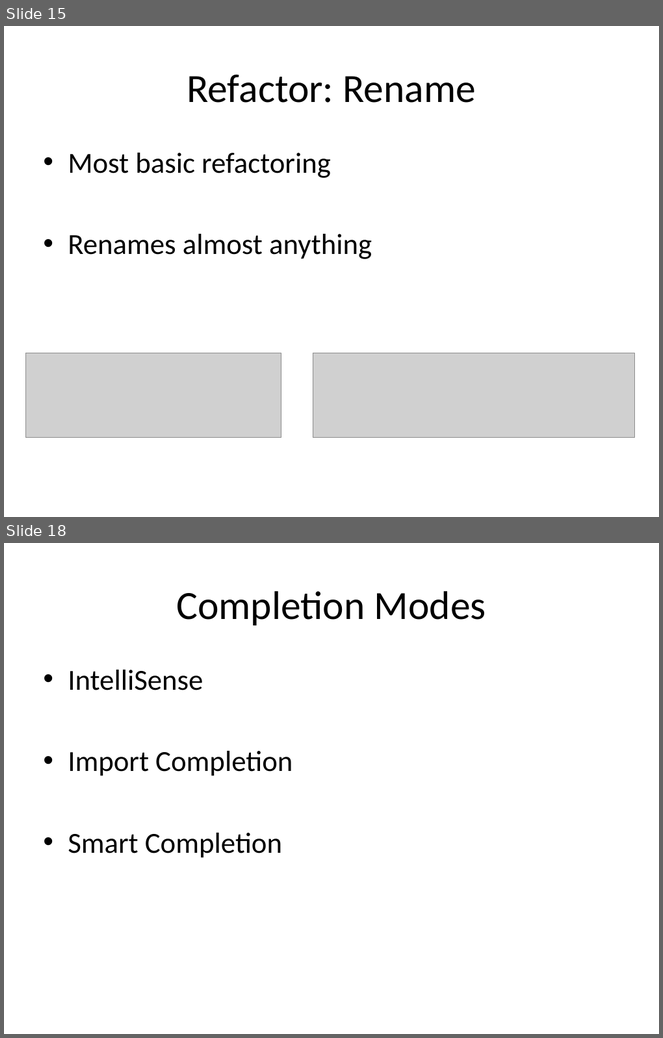
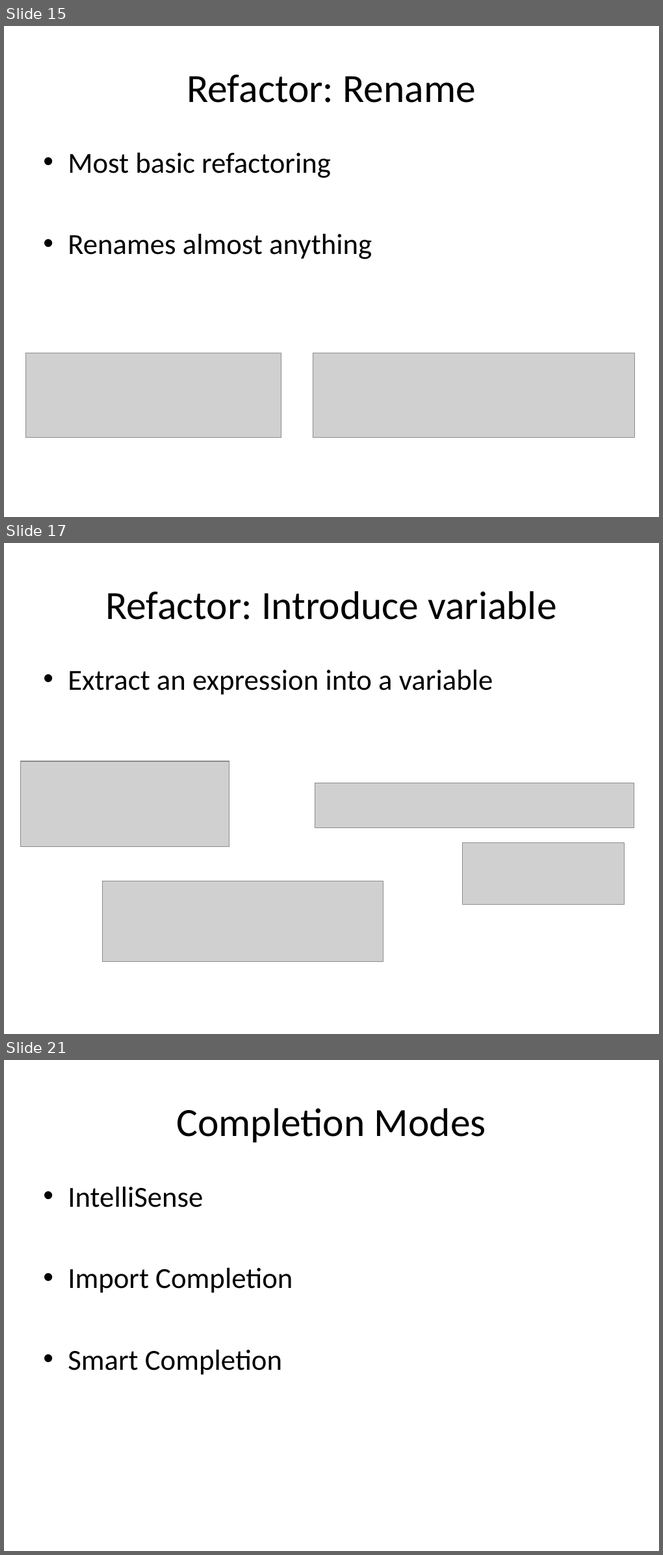
Before and after one commit to rasmuskl/ReSharperCourse, a slide deck: Presentations/2 - Exercises - ReSharper Course.pptx. Shown one above the other, each under a label of ours: slides 15 and 18 before the commit, slides 15, 17 and 21 after it; the slides between them are not shown. The pictures are 663x1038 and 663x1555 pixels, drawn with LibreOffice and Linux fonts; fonts in the diff are those of the drawing; grey boxes stand for pictures. Boxes give left, top, right and bottom in pixels: in the first picture for what was removed or moved away, otherwise in the second. Text is boxed around its words. In the diff, an @@ line names an element or a change of style, - is before the commit and + after.

Commit message:
Finished inline / introduce and split introduce from import completion.

```diff
--- a/Presentations/2 - Exercises - ReSharper Course.pptx
+++ b/Presentations/2 - Exercises - ReSharper Course.pptx
@@ slide 17 added at (4, 543, 659, 1034), background #FFFFFF @@
@@ title added at (105, 591, 557, 620), 44 pt, text #000000 @@
+Refactor: Introduce variable
@@ text added at (68, 670, 493, 695), 32 pt, text #000000 @@
+• Extract an expression into a variable
@@ picture added at (20, 761, 230, 847) @@
@@ picture added at (315, 783, 634, 828) @@
@@ picture added at (463, 843, 625, 904) @@
@@ picture added at (102, 882, 384, 962) @@
@@ what was slide 18 is now slide 21 @@
```
Also in this commit, not shown: 2 slides changed, 2 other slides added, 7 other files.
